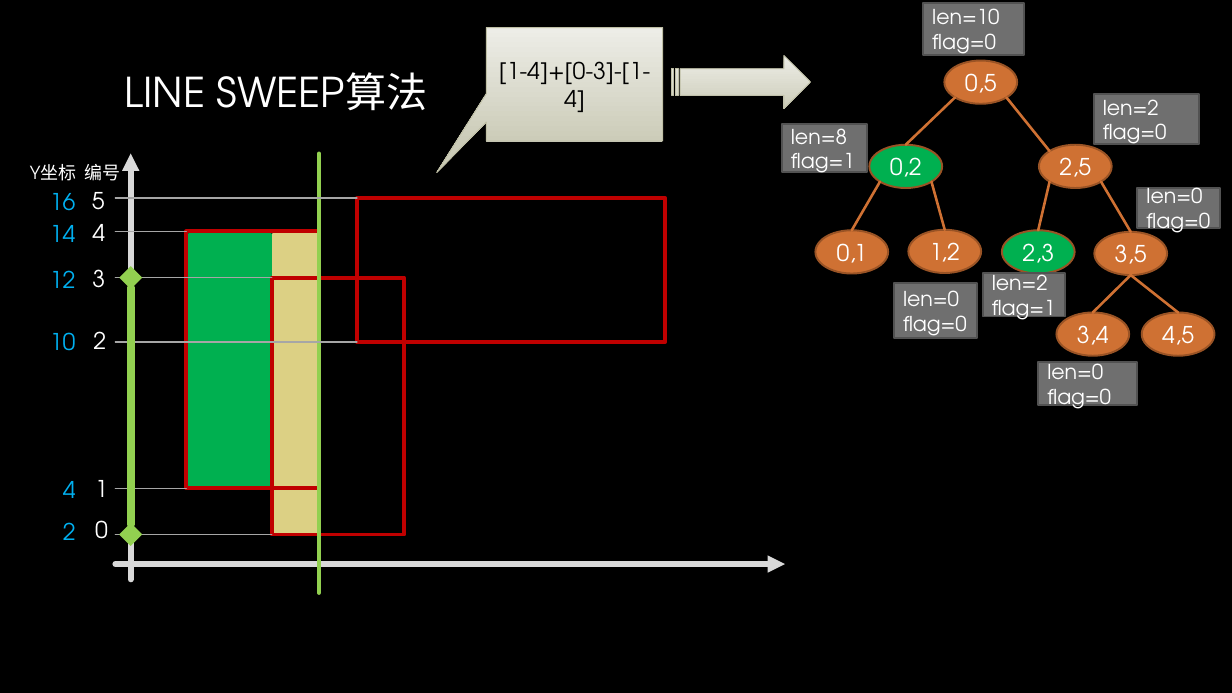
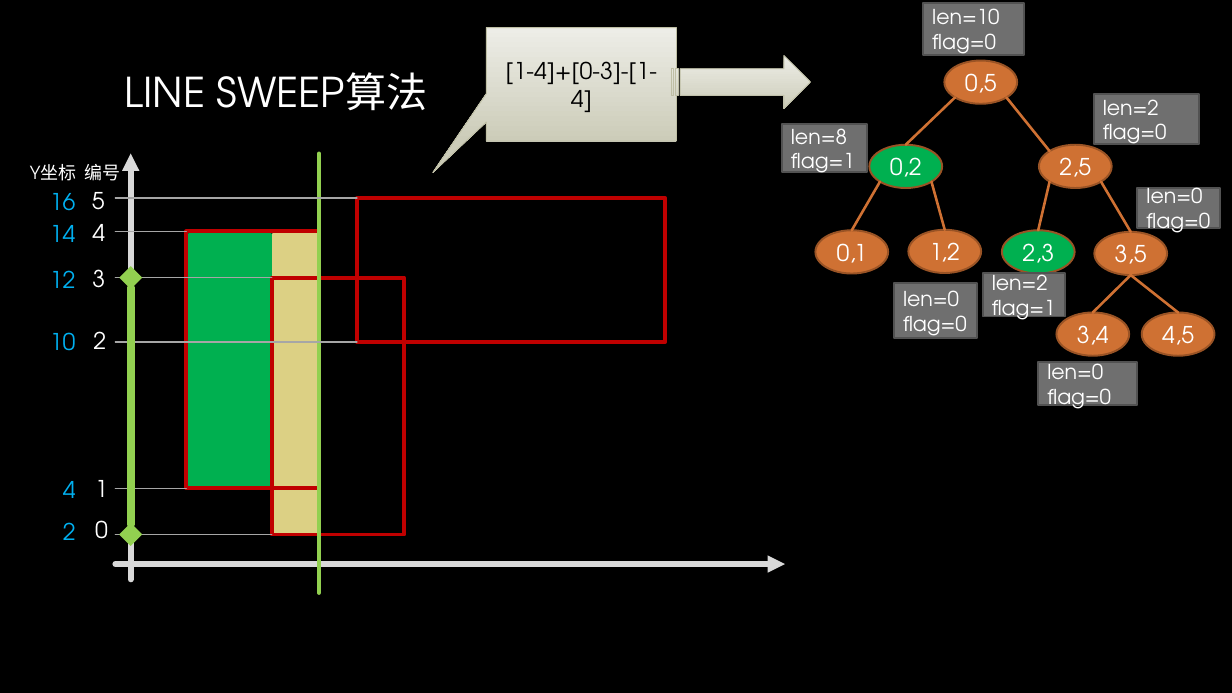
Before and after one commit to gzshawnliang/competitive-programming, a slide deck: slide 24 of doc/Other/RMQ问题.pptx. Drawn at 1232x693 pixels with LibreOffice and Linux fonts; fonts in the diff are those of the drawing; background and template pictures are left out. Boxes give left, top, right and bottom in pixels: in the first picture for what was removed or moved away, otherwise in the second. Text is boxed around its words. In the diff, an @@ line names an element or a change of style, - is before the commit and + after.

```diff
--- a/doc/Other/RMQ问题.pptx
+++ b/doc/Other/RMQ问题.pptx
@@ speech box "[1-4]+[0-3]-[1-4]": place and size @@
-speech box "[1-4]+[0-3]-[1-4]" at (486,28,663,141)
+speech box "[1-4]+[0-3]-[1-4]" at (486,28,677,141)
```
